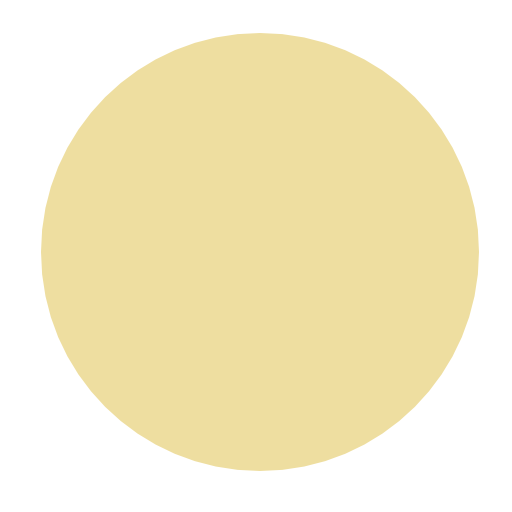
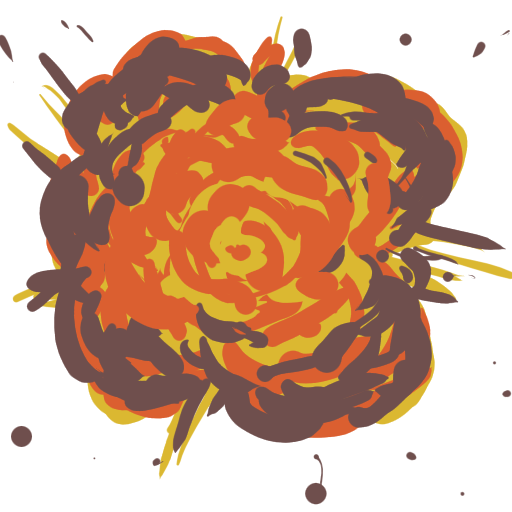
Revision of a layered 512×512 image; what changed, layer by layer:
painted on "Layer 2" over box(0, 16, 512, 505)
